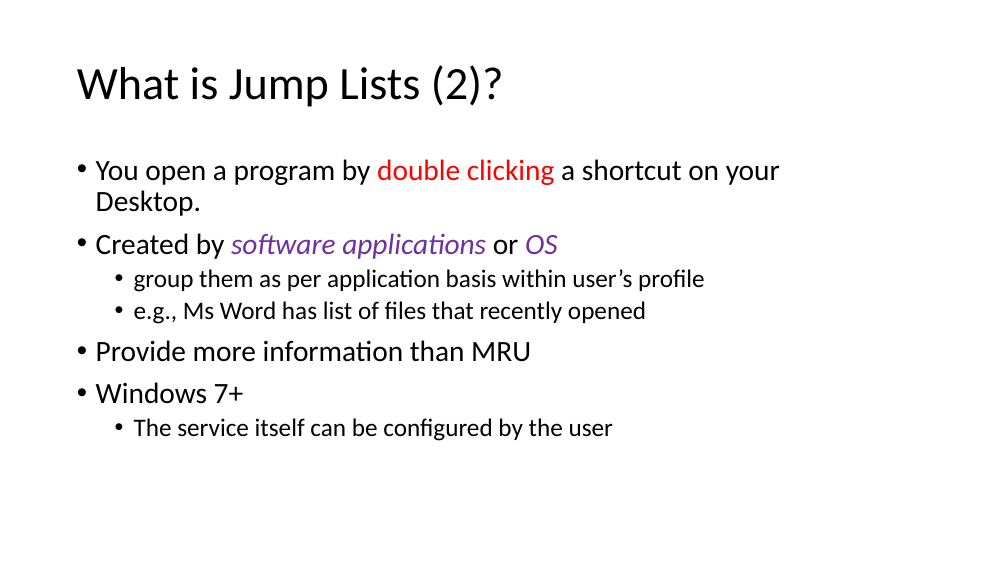
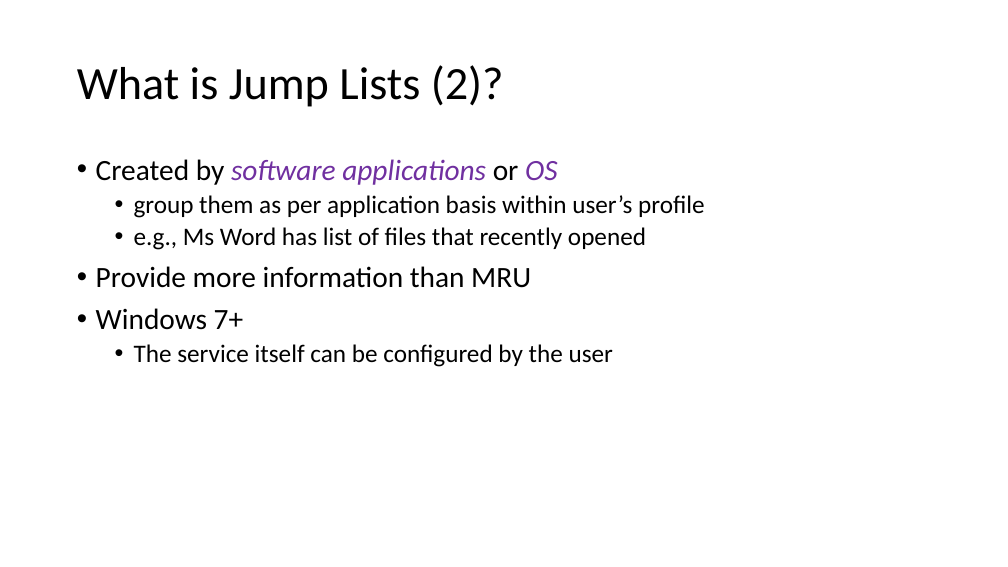
Before and after one commit to frankwxu/digital-forensics-lab, a slide deck: slide 24 of NIST_Data_Leakage_Case/NIST_Data_Leakage_06_Network_Shellbag_Jumplist.pptx. Drawn at 1008x567 pixels with LibreOffice and Linux fonts; fonts in the diff are those of the drawing; background and template pictures are left out. Boxes give left, top, right and bottom in pixels: in the first picture for what was removed or moved away, otherwise in the second. Text is boxed around its words. In the diff, an @@ line names an element or a change of style, - is before the commit and + after.

```diff
--- a/NIST_Data_Leakage_Case/NIST_Data_Leakage_06_Network_Shellbag_Jumplist.pptx
+++ b/NIST_Data_Leakage_Case/NIST_Data_Leakage_06_Network_Shellbag_Jumplist.pptx
@@ text at (x1=96, y1=159, x2=780, y2=216): paragraph removed @@
-• You open a program by double clicking a shortcut on your Desktop.
```
Also in this commit, not shown: 10 other slides changed, 5 slides added, 1 slide removed, 2 other files.
